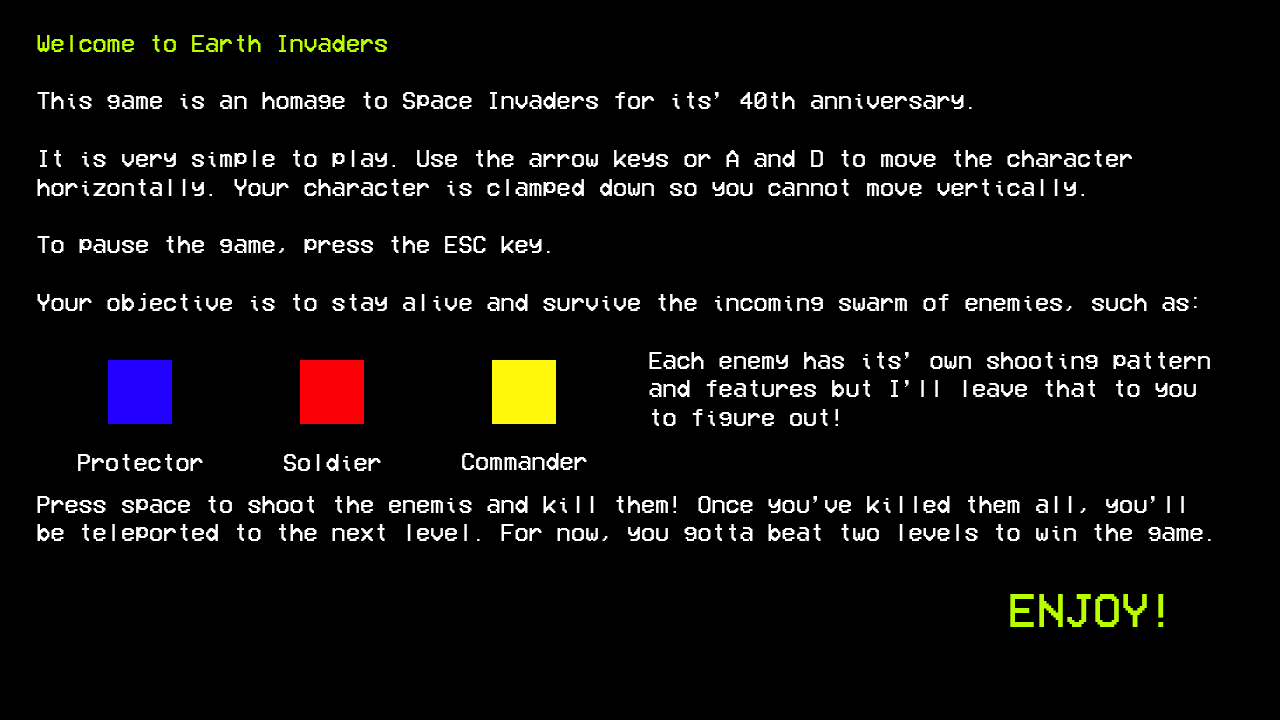
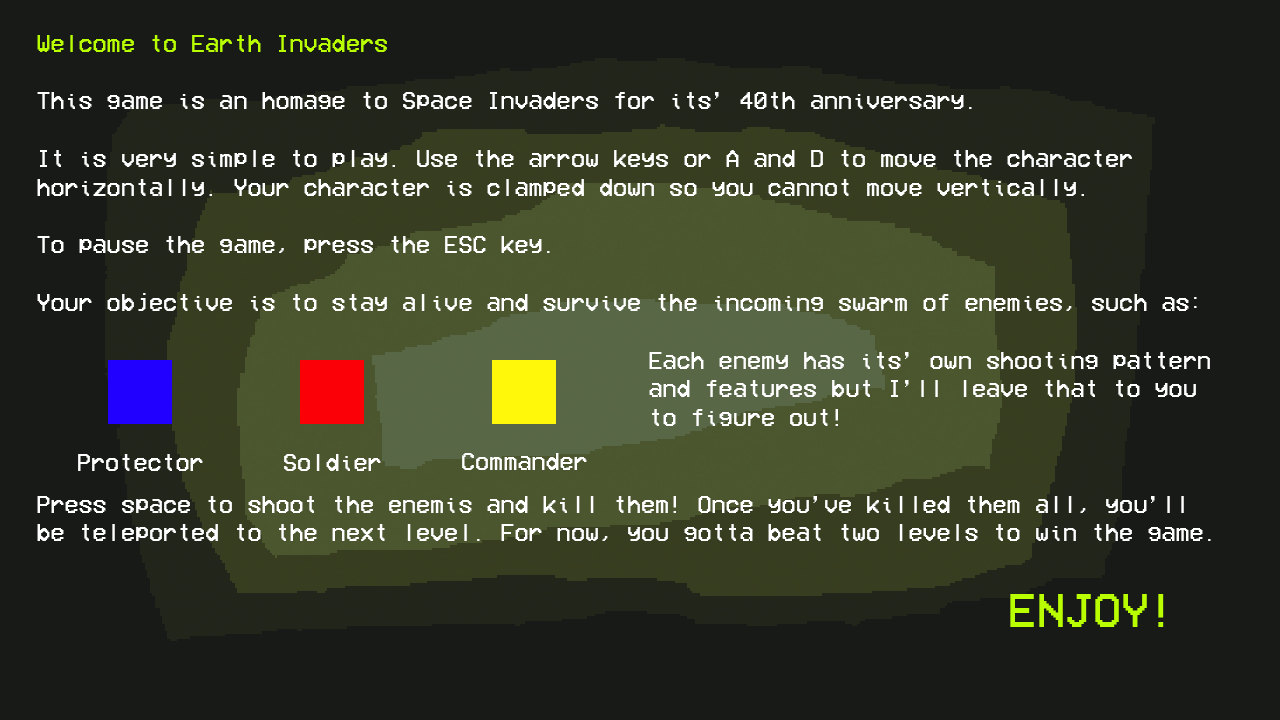
Comparing the layer stacks of the two (1280, 720) images. Changes:
renamed "Background" to "Layer 0", opacity 100% → 50% over box(0, 0, 1280, 720)
added layer "mainMenuBackground" over box(0, 0, 1280, 720)
